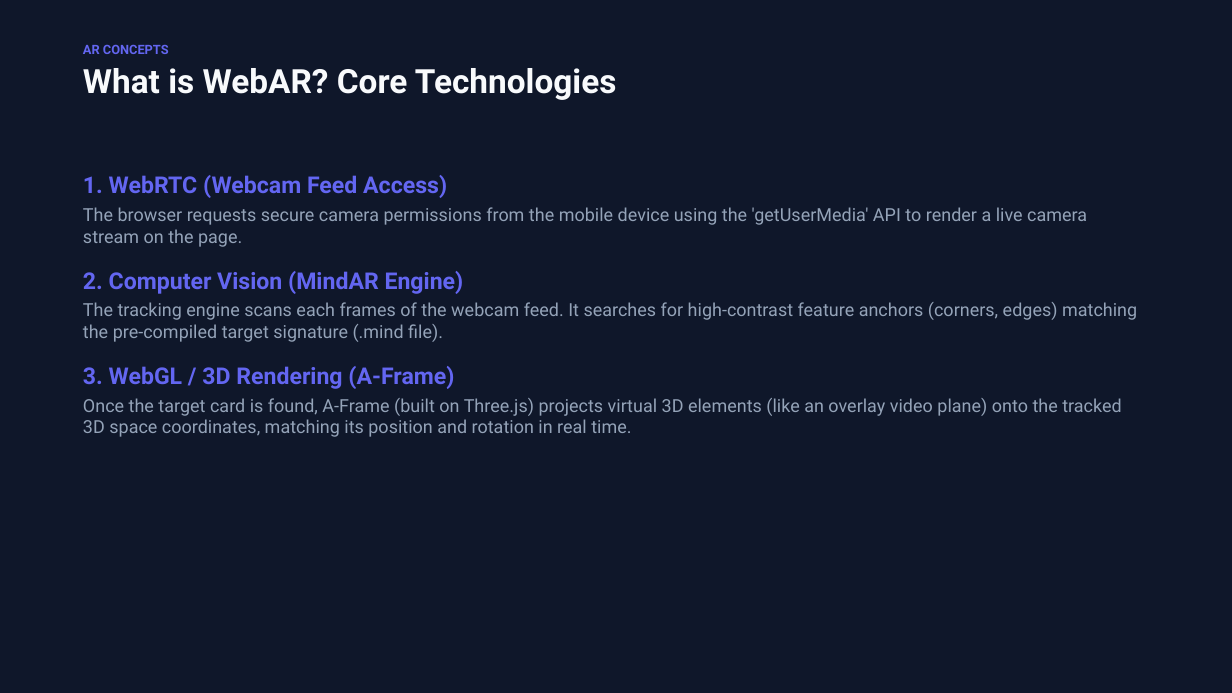
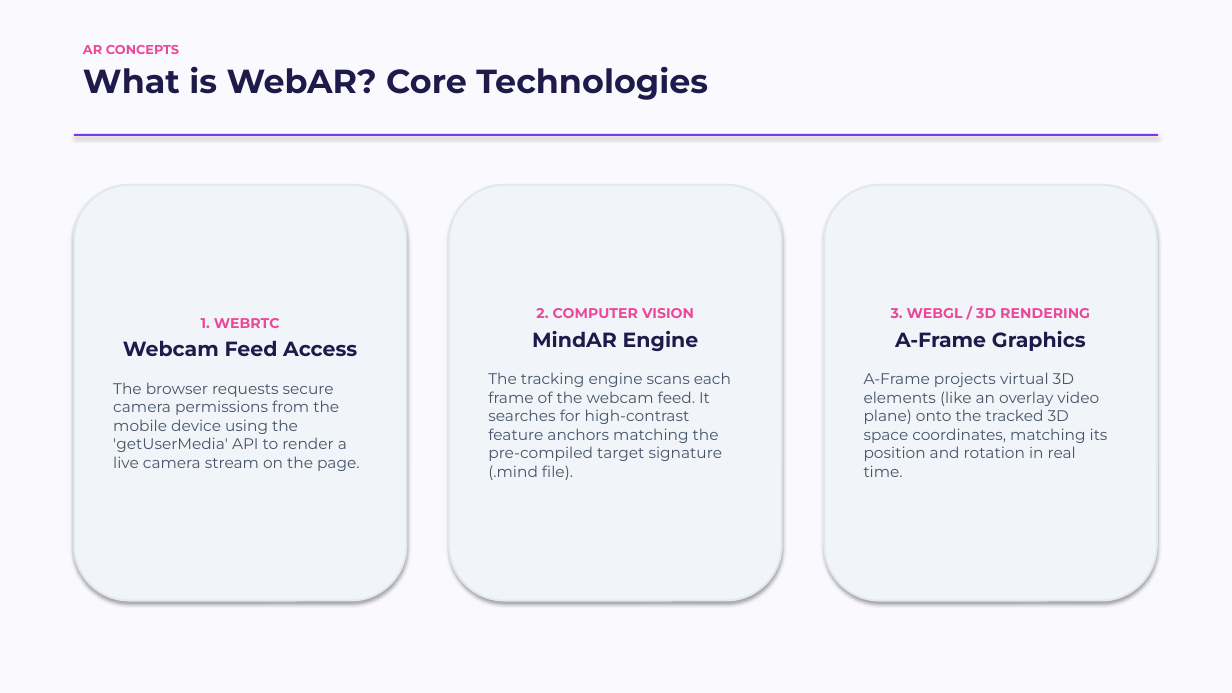
Before and after one commit to Travis-ugo/webar-video, a slide deck: slide 2 of slides.pptx. Drawn at 1232x693 pixels with LibreOffice and Linux fonts; fonts in the diff are those of the drawing. Boxes give left, top, right and bottom in pixels: in the first picture for what was removed or moved away, otherwise in the second. Text is boxed around its words. In the diff, an @@ line names an element or a change of style, - is before the commit and + after.

Commit message:
design: update slides to a playful and fancy light theme with Montserrat typography

```diff
--- a/slides.pptx
+++ b/slides.pptx
@@ background #0F172A to #FAF9FE @@
@@ text "AR CONCEPTS" at [83, 45, 179, 54]: font Roboto to Montserrat, text colour #6366F1 to #EC4899 @@
@@ text "What is WebAR? Core Technologies" at [83, 66, 708, 100]: font Roboto to Montserrat, text colour #F8FAFC to #1E1B4B @@
@@ rectangle added at [74, 134, 1158, 136], fill #7C3AED @@
@@ text removed at [83, 175, 1137, 437] @@
-1. WebRTC (Webcam Feed Access)
-The browser requests secure camera permissions from the mobile device using the 'getUserMedia' API to render a live camera stream on the page.
-2. Computer Vision (MindAR Engine)
-The tracking engine scans each frames of the webcam feed. It searches for high-contrast feature anchors (corners, edges) matching the pre-compiled target signature (.mind file).
-3. WebGL / 3D Rendering (A-Frame)
-Once the target card is found, A-Frame (built on Three.js) projects virtual 3D elements (like an overlay video plane) onto the tracked 3D space coordinates, matching its position and rotation in real time.
@@ rounded rectangle added at [74, 185, 407, 601], fill #F1F5F9, outline #E2E8F0 1.5 pt, 12 pt, text #475569 @@
+1. WEBRTC
+Webcam Feed Access
+The browser requests secure camera permissions from the mobile device using the 'getUserMedia' API to render a live camera stream on the page.
@@ rounded rectangle added at [449, 185, 782, 601], fill #F1F5F9, outline #E2E8F0 1.5 pt, 12 pt, text #475569 @@
+2. COMPUTER VISION
+MindAR Engine
+The tracking engine scans each frame of the webcam feed. It searches for high-contrast feature anchors matching the pre-compiled target signature (.mind file).
@@ rounded rectangle added at [824, 185, 1157, 601], fill #F1F5F9, outline #E2E8F0 1.5 pt, 12 pt, text #475569 @@
+3. WEBGL / 3D RENDERING
+A-Frame Graphics
+A-Frame projects virtual 3D elements (like an overlay video plane) onto the tracked 3D space coordinates, matching its position and rotation in real time.
```
Also in this commit, not shown: 10 other slides changed.
